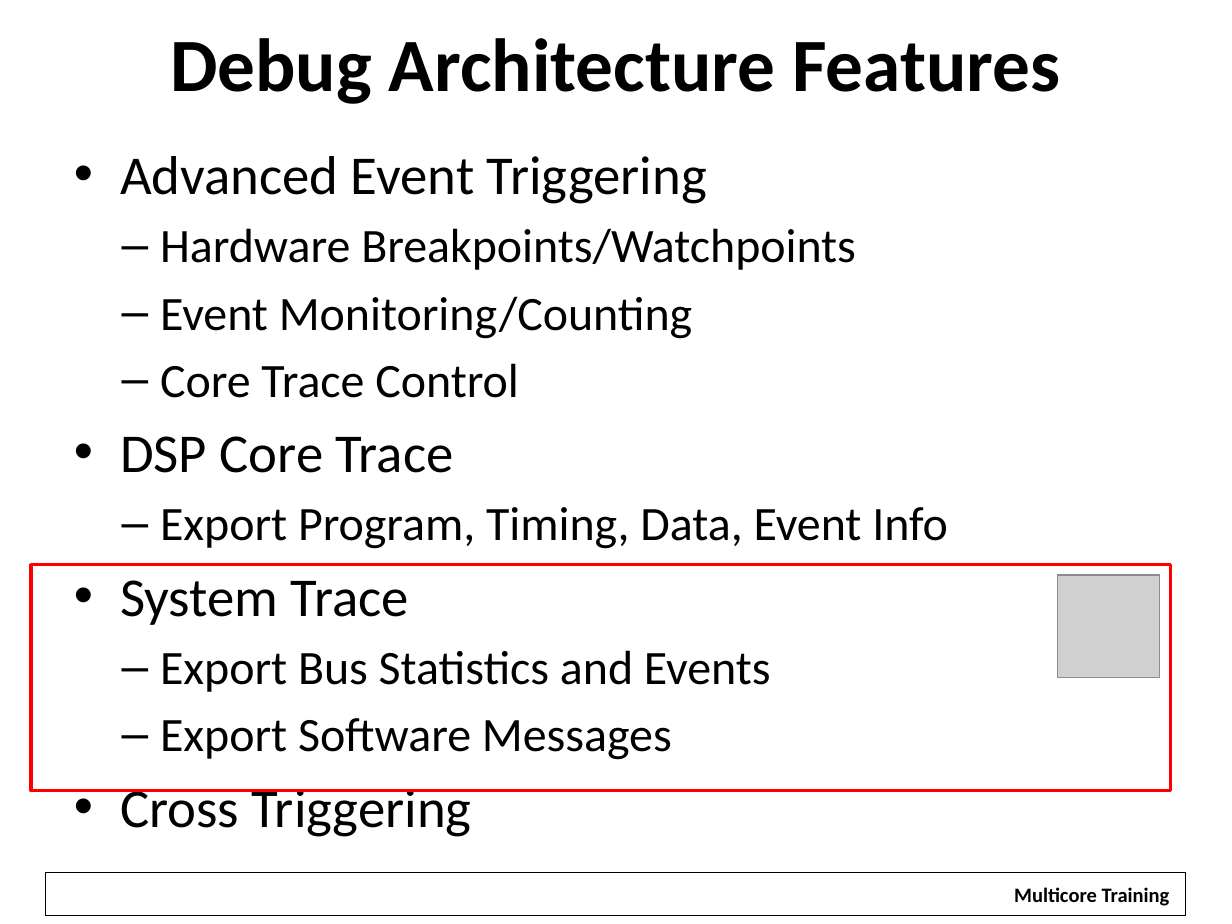
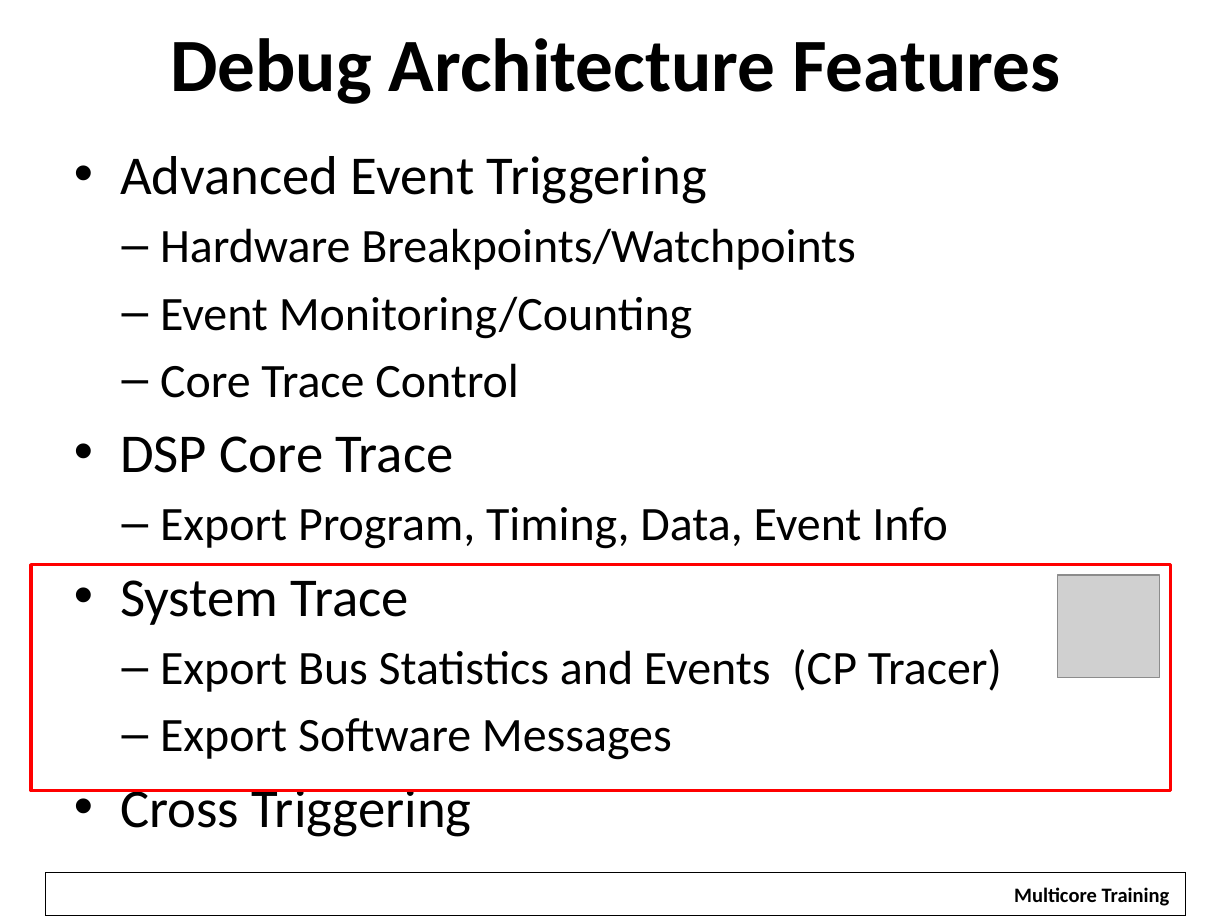
Before and after one commit to hari1989/keystone-workshop, a slide deck: slide 4 of slides/KeyStone Advanced Debug.pptx. Drawn at 1232x924 pixels with LibreOffice and Linux fonts; fonts in the diff are those of the drawing; grey boxes stand for pictures; background and template pictures are left out. Boxes give left, top, right and bottom in pixels: in the first picture for what was removed or moved away, otherwise in the second. Text is boxed around its words. In the diff, an @@ line names an element or a change of style, - is before the commit and + after.

```diff
--- a/slides/KeyStone Advanced Debug.pptx
+++ b/slides/KeyStone Advanced Debug.pptx
@@ text at (x1=160, y1=649, x2=1002, y2=692): text changed @@
-  – Export Bus Statistics and Events
+  – Export Bus Statistics and Events (CP Tracer)
```
Also in this commit, not shown: 1 other slide changed, 2 other files.
